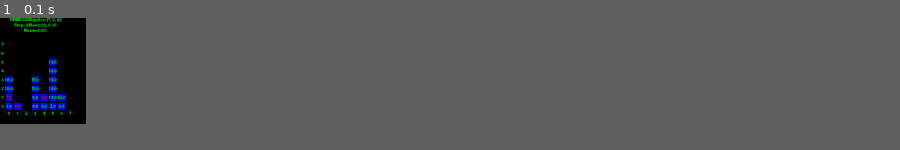
Above: before the commit, frame 1.
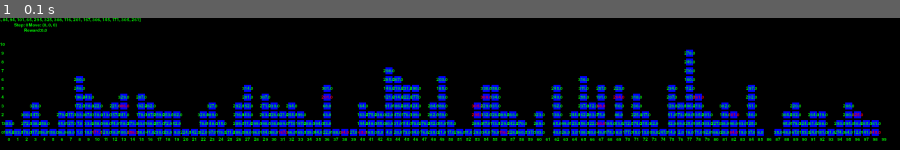
Above: after the commit, the same moment.

Repository: tbrocco/dissertacao
Game: pygame game, started from pygame_pre_marsh.py
The game is run twice, just before and just after one commit, with the same random seed, the same clock (stepped at 60 frames per second) and the same inputs.
Inputs:
- Up to frame 1 (0.1 s): no input
In our replay, the window is 86x106 before the commit and 900x132 after it. These sizes can differ from the game's own. Grey fills any space a smaller window leaves; there, only what the larger window draws over its background counts as a difference.

The runs differ from the first frame. In frame 1, 21% of the frame differs, in the area x 0-99%, y 0-94%.

Commit message:
FUNCIONANDO!

Diff:
--- a/pre_marsh_env.py
+++ b/pre_marsh_env.py
@@ -8,15 +8,15 @@
 #import pygame_textinput
 #from PIL import Image,ImageShow
 
-GAMA = 10
-STEP_REWARD = -10
+GAMA = 1000
+STEP_REWARD = 1
 MOVIMENTO_UTIL = 0.5
-MOVIMENTO_INUTIL = 0
-PARTIAL_WIN_GAME = 8
-INVALID_MOVE = -100
-INVALID_MOVE_2 = -10
+MOVIMENTO_INUTIL = -0.5
+PARTIAL_WIN_GAME = 10
+INVALID_MOVE = -500
+INVALID_MOVE_2 = -50
 INVALID_MOVE_3 = 0
-WIN_GAME = 100
+WIN_GAME = 0
 
 ENDERECO_VAZIO = -np.inf
 
@@ -35,7 +35,7 @@
     """Custom Environment that follows gym interface"""
     metadata = {'render.modes': ['human', 'console', 'rgb_array']}
 
-    def __init__(self,num_stacks=8,stack_height = 8, discreeteAction=True,default_occupancy=None, max_episode_steps=10, render_mode=None):
+    def __init__(self,num_stacks=8,stack_height = 8, discreeteAction=True,default_occupancy=None, max_episode_steps=10, objective_size=None, render_mode=None):
         # Define o tamanho da pilha e o número de endereços disponíveis
         self.render_mode = render_mode
         self.max_episode_steps = int(max_episode_steps)
@@ -75,7 +75,11 @@
         self.total_slabs = placas_no_ambiente
         self.total_slabs_max = int(self.TamanhoPatio*self.TamanhoPilha)
         #Tamanho do Objetivo de placas no objetivo 5% do total
-        self.objective_size = int(self.TamanhoPatio*self.TamanhoPilha*0.05)
+        if objective_size is None:
+            self.objective_size = int(self.TamanhoPatio*self.TamanhoPilha*0.018)
+        else:
+            self.objective_size = objective_size
+
         # localizacação dos objetivo
         self.localizacao = {}
         self.localizacao_posicao_pilhas = {}
@@ -149,7 +153,7 @@
 
         self.observation_size = self.get_space_size(self.observation_space)
 
-        self.reward_maximo = self.objective_size*PARTIAL_WIN_GAME+self.max_episode_steps*GAMA+MOVIMENTO_UTIL+self.objective_size*100
+        self.reward_maximo = 100+PARTIAL_WIN_GAME+self.max_episode_steps*STEP_REWARD+self.max_episode_steps*MOVIMENTO_UTIL+WIN_GAME+GAMA*self.max_episode_steps
         self.reward_range = (INVALID_MOVE, self.reward_maximo)
 
 
@@ -207,6 +211,8 @@
         win = self.verificaObjetivo3()
 
         if win:
+            recompensa_descontada = (self.max_episode_steps - self.current_step)
+            self.reward += recompensa_descontada*GAMA
             self.reward += WIN_GAME
             self.dones += 1
             terminated = True
@@ -577,7 +583,6 @@
     def get_reward4(self, src_stack, dst_stack):
         recompensa_total_objetivo = 0
         reward_movimento_util = 0
-        recompensa_descontada = (self.max_episode_steps - self.current_step)
         arraystate = np.array(self.yard)
 
         sourceSlabStack = arraystate[src_stack]
@@ -614,14 +619,14 @@
             recompensa_total_objetivo += recompensa_completude
 
         recompensa_total_objetivo += reward_movimento_util
-        recompensa_total_objetivo += self.current_step * STEP_REWARD
+        recompensa_total_objetivo += self.current_step * -1 * STEP_REWARD
 
         recompensa_sequencia = 0
 
         for idx in range(self.quantidade_placas_do_objetivo_desbloqueadas):
             item = self.objective[idx]
             if self.distancia[item] == 0:
-                recompensa_sequencia += PARTIAL_WIN_GAME
+                recompensa_sequencia += PARTIAL_WIN_GAME / len(self.objective)
 
         recompensa_total_objetivo += recompensa_sequencia
 
@@ -634,7 +639,7 @@
             objective = []
             #patio_plano = self.yard.flatten()
             #self.np_random.shuffle(patio_plano)
-            ids = self.np_random.choice(range(1,self.total_slabs), 3, replace=False)
+            ids = self.np_random.choice(range(1,self.total_slabs), self.objective_size, replace=False)
             #ids = random.sample(range(1, self.total_slabs), self.objective_size)
             for i in range(self.objective_size):
                 slab = int(ids[i])
--- a/pygame_pre_marsh.py
+++ b/pygame_pre_marsh.py
@@ -4,7 +4,7 @@
 
 # env = PreMarshEnv(10,11,False,1)
 # env.reset(1,0.5,[1, 15])
-env = PreMarshEnv(8,8,False)
+env = PreMarshEnv(100,11,False)
 env.render_mode='human'
 SEED = 42
 i = SEED
--- a/stables_rl.py
+++ b/stables_rl.py
@@ -64,10 +64,10 @@
     # Adicione mais parâmetros para cada ambiente, se necessário
 ]
 
-def treina(passos, tipo):
+def treina(passos, tipo, env_p):
     #env = PreMarshEnv()
     # env.reset()
-    env = CustomWrapper(PreMarshEnv(8,8,True))
+    env = CustomWrapper(env_p)
 
 
     # env = gymnasium.vector.SyncVectorEnv([
@@ -112,7 +112,7 @@
 
     model.save(nome_modelo)
 
-def carrega(tipo, avalia=False):
+def carrega(tipo, env_p, avalia=False):
     nome_modelo = "C:/temporario/modeloIA/yard_model_" + tipo
     if tipo == "dqn":
         # Carrega o modelo treinado
@@ -123,8 +123,7 @@
         return print("tipo invalido")
 
     # Cria o ambiente
-    env = CustomWrapper(PreMarshEnv(render_mode='console'))
-
+    env = CustomWrapper(env_p) #PreMarshEnv(render_mode='console'))
     # Executa previsões com o modelo carregado
     obs, info = env.reset()
     #print(obs)
@@ -212,9 +211,10 @@
     return episode_image
 
 
-def renderizaImagens(tipo):
+def renderizaImagens(tipo, env_p):
     # Crie o ambiente
-    env = CustomWrapper(PreMarshEnv(render_mode='rgb_array'))
+    env = CustomWrapper(env_p) #PreMarshEnv(render_mode='console'))
+
 
     # Defina aqui o diretório onde as imagens serão salvas
     output_directory = 'output_images'
@@ -234,9 +234,17 @@
     # Fecha o ambiente
     env.close()
 
-#treina(1000000, "dqn")
-#treina(1000000, "PPO")
-carrega("PPO", True)
-carrega("dqn", True)
-renderizaImagens("PPO")
-renderizaImagens("dqn")
+
+num_stacks = 8
+stack_height = 8
+max_episode_steps = 10
+env = PreMarshEnv(num_stacks=num_stacks, stack_height=stack_height, discreeteAction=True, max_episode_steps=10, objective_size=3, render_mode='console')
+treina(1000000, "dqn", env_p=env)
+#treina(1000000, "PPO", env_p=env)
+
+env = PreMarshEnv(num_stacks=num_stacks, stack_height=stack_height, discreeteAction=True, max_episode_steps=10, objective_size=3, render_mode='console')
+#carrega("PPO", avalia=True, env_p=env)
+carrega(tipo="dqn", avalia=True, env_p=env)
+env = PreMarshEnv(num_stacks=num_stacks, stack_height=stack_height, discreeteAction=True, max_episode_steps=10,  objective_size=3, render_mode='rgb_array')
+renderizaImagens("dqn", env_p=env)
+#renderizaImagens("PPO", env_p=env)
Binary file changed: output_images/episode_image_PPO0.png
Binary file changed: output_images/episode_image_PPO1.png
Binary file changed: output_images/episode_image_PPO2.png
Binary file changed: output_images/episode_image_PPO3.png
Binary file changed: output_images/episode_image_PPO4.png
Binary file changed: output_images/episode_image_PPO5.png
Binary file changed: output_images/episode_image_PPO6.png
Binary file changed: output_images/episode_image_PPO7.png
Binary file changed: output_images/episode_image_PPO8.png
Binary file changed: output_images/episode_image_PPO9.png
Binary file changed: output_images/episode_image_dqn0.png
Binary file changed: output_images/episode_image_dqn1.png
(and 24 more such lines)
